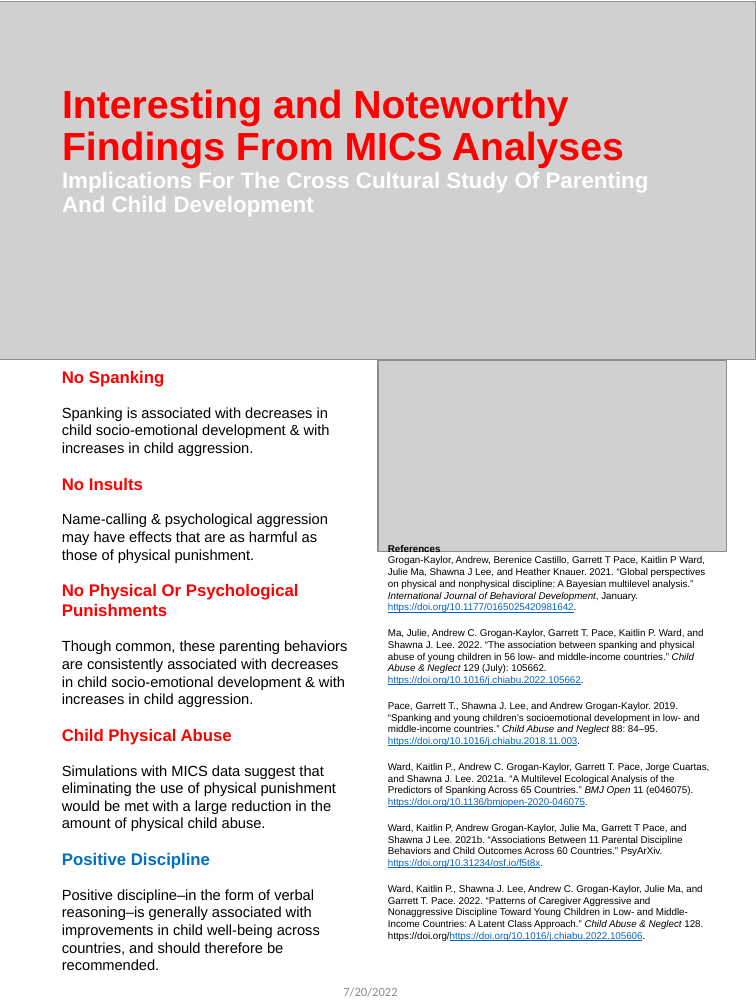
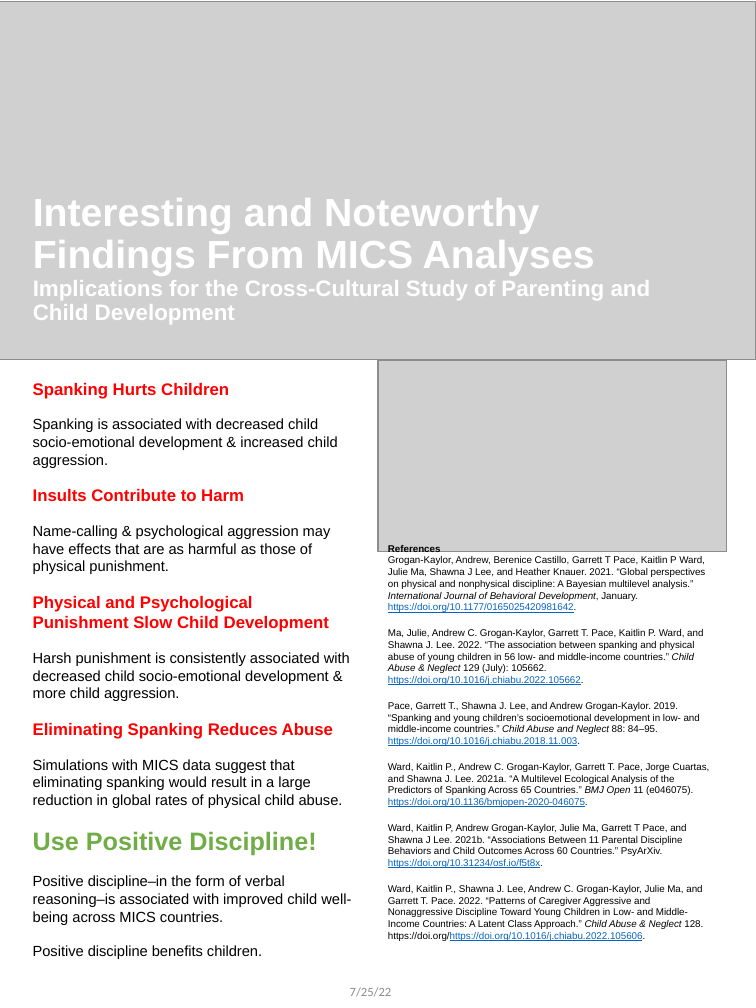
Before and after one commit to agrogan1/research, a slide deck: slide 1 of MICS-infographic/MICS-infographic.pptx. Drawn at 756x1008 pixels with LibreOffice and Linux fonts; fonts in the diff are those of the drawing; grey boxes stand for pictures. Boxes give left, top, right and bottom in pixels: in the first picture for what was removed or moved away, otherwise in the second. Text is boxed around its words. In the diff, an @@ line names an element or a change of style, - is before the commit and + after.

```diff
--- a/MICS-infographic/MICS-infographic.pptx
+++ b/MICS-infographic/MICS-infographic.pptx
@@ title at (33,198,651,324): text changed @@
-Interesting and Noteworthy Findings From MICS Analyses
-Implications For The Cross Cultural Study Of Parenting And Child Development
+Interesting and Noteworthy Findings From MICS Analyses
+Implications for the Cross-Cultural Study of Parenting and Child Development
@@ text "Spanking Hurts Children": place and size @@
-text "Spanking Hurts Children" at (62,371,347,970)
+text "Spanking Hurts Children" at (33,383,351,959)
@@ text at (33,383,338,501): text changed @@
-No Spanking
-Spanking is associated with decreases in child socio-emotional development & with increases in child aggression.
-No Insults
+Spanking Hurts Children
+Spanking is associated with decreased child socio-emotional development & increased child aggression.
+Insults Contribute to Harm
@@ text at (33,596,351,959): text changed @@
-No Physical Or Psychological Punishments
-Though common, these parenting behaviors are consistently associated with decreases in child socio-emotional development & with increases in child aggression.
-Child Physical Abuse
-Simulations with MICS data suggest that eliminating the use of physical punishment would be met with a large reduction in the amount of physical child abuse.
-Positive Discipline
-Positive discipline–in the form of verbal reasoning–is generally associated with improvements in child well-being across countries, and should therefore be recommended.
+Physical and Psychological Punishment Slow Child Development
+Harsh punishment is consistently associated with decreased child socio-emotional development & more child aggression.
+Eliminating Spanking Reduces Abuse
+Simulations with MICS data suggest that eliminating spanking would result in a large reduction in global rates of physical child abuse.
+Use Positive Discipline!
+Positive discipline–in the form of verbal reasoning–is associated with improved child well-being across MICS countries.
+Positive discipline benefits children.
@@ text at (350,987,392,997): text changed @@
-7/20/2022
+7/25/22
```
Also in this commit, not shown: 12 other files.
